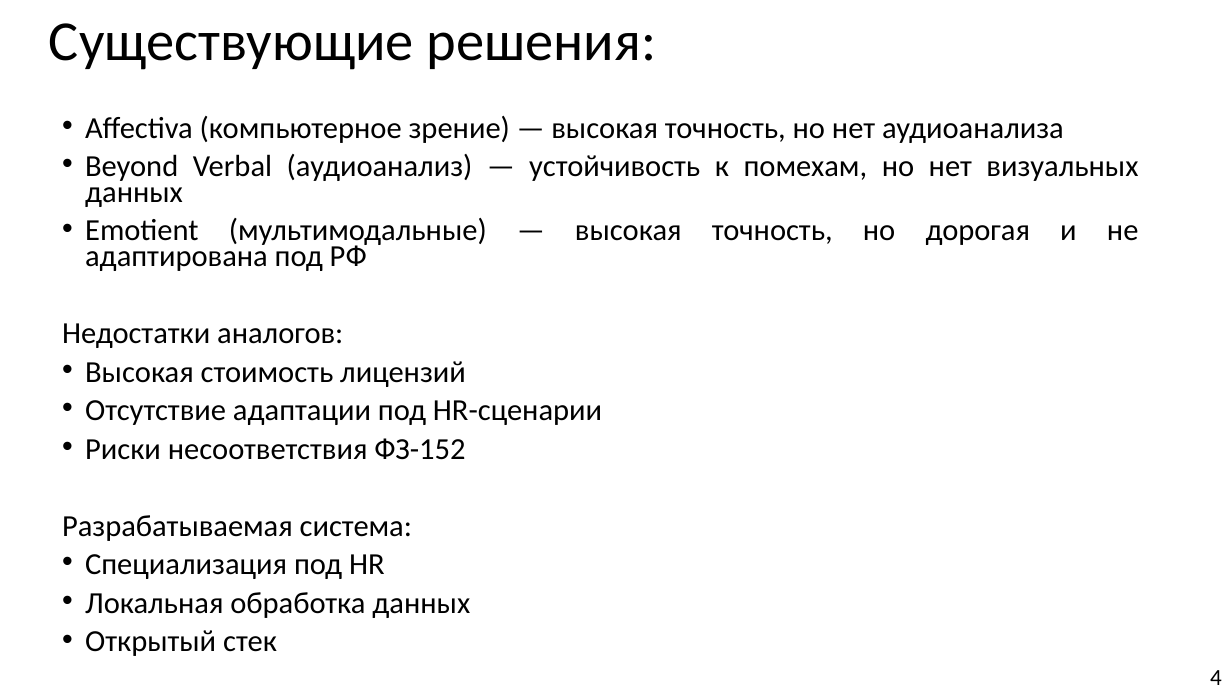
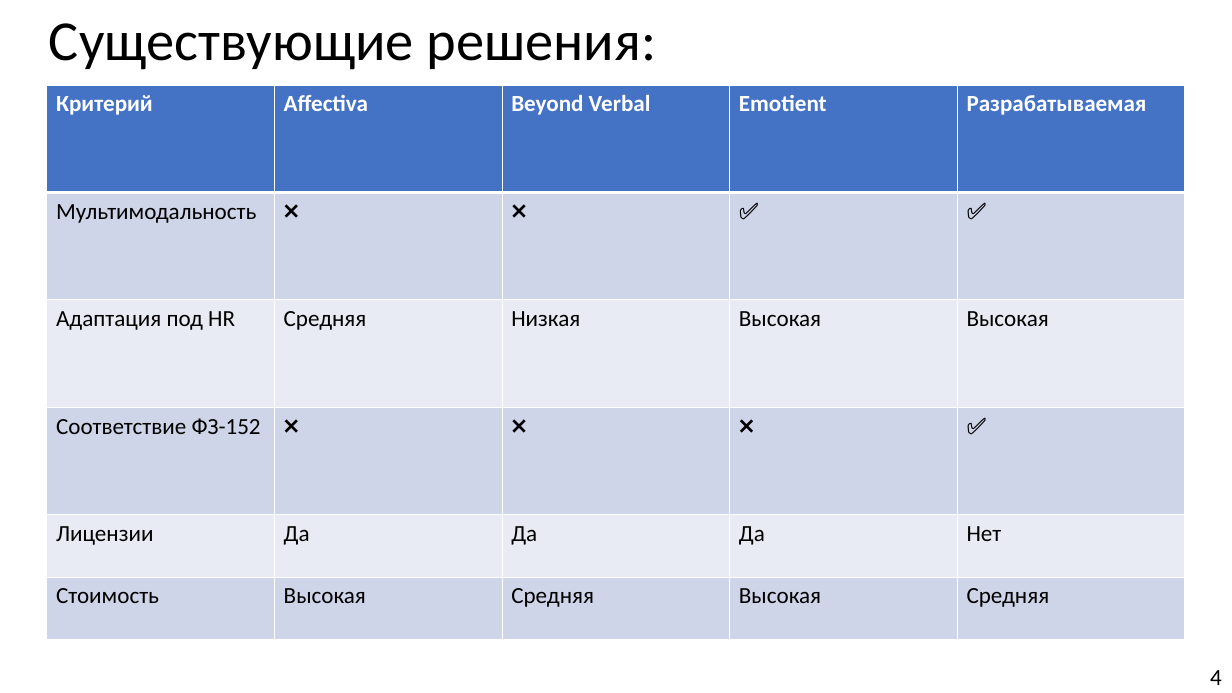
Before and after one commit to Hetsunya/diplom-docs, a slide deck: slide 4 of вкр/презентация по_ВКР_Демьянцев_Виталий_Владиславович_606_22.pptx. Drawn at 1232x693 pixels with LibreOffice and Linux fonts; fonts in the diff are those of the drawing. Boxes give left, top, right and bottom in pixels: in the first picture for what was removed or moved away, otherwise in the second. Text is boxed around its words. In the diff, an @@ line names an element or a change of style, - is before the commit and + after.

```diff
--- a/вкр/презентация по_ВКР_Демьянцев_Виталий_Владиславович_606_22.pptx
+++ b/вкр/презентация по_ВКР_Демьянцев_Виталий_Владиславович_606_22.pptx
@@ table added at [47, 85, 1184, 640], 6 rows, 5 columns @@
+Критерий | Affectiva | Beyond Verbal | Emotient | Разрабатываемая
+Мультимодальность | ❌ | ❌ | ✅ | ✅
+Адаптация под HR | Средняя | Низкая | Высокая | Высокая
+Соответствие ФЗ-152 | ❌ | ❌ | ❌ | ✅
+Лицензии | Да | Да | Да | Нет
+Стоимость | Высокая | Средняя | Высокая | Средняя
@@ text removed at [62, 116, 1139, 656] @@
-• Affectiva (компьютерное зрение) — высокая точность, но нет аудиоанализа
-• Beyond Verbal (аудиоанализ) — устойчивость к помехам, но нет визуальных данных
-• Emotient (мультимодальные) — высокая точность, но дорогая и не адаптирована под РФ
-Недостатки аналогов:
-• Высокая стоимость лицензий
-• Отсутствие адаптации под HR-сценарии
-• Риски несоответствия ФЗ-152
-Разрабатываемая система:
-• Специализация под HR
-• Локальная обработка данных
-• Открытый стек
```
Also in this commit, not shown: 2 other slides changed, 1 slide removed, 1 other file.
